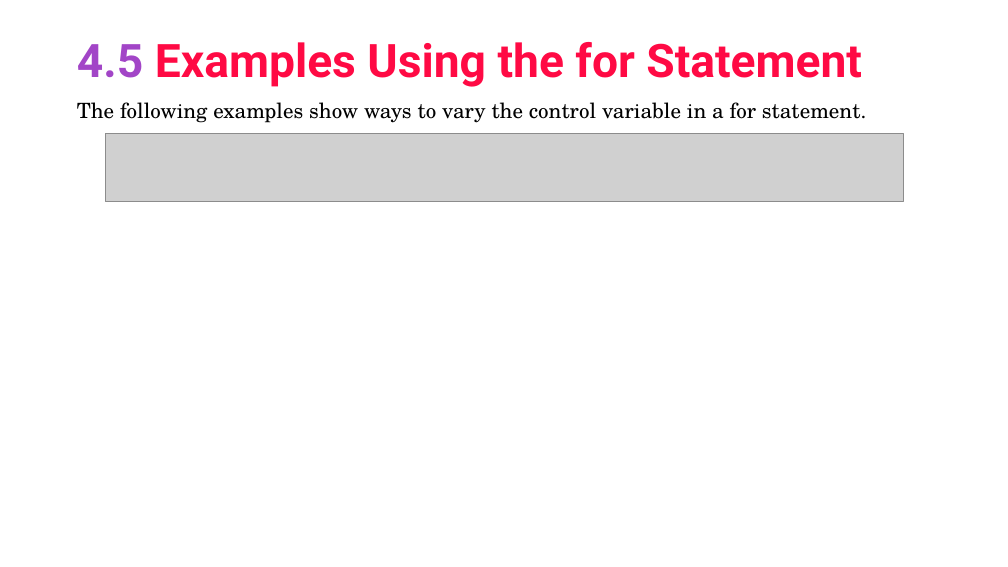
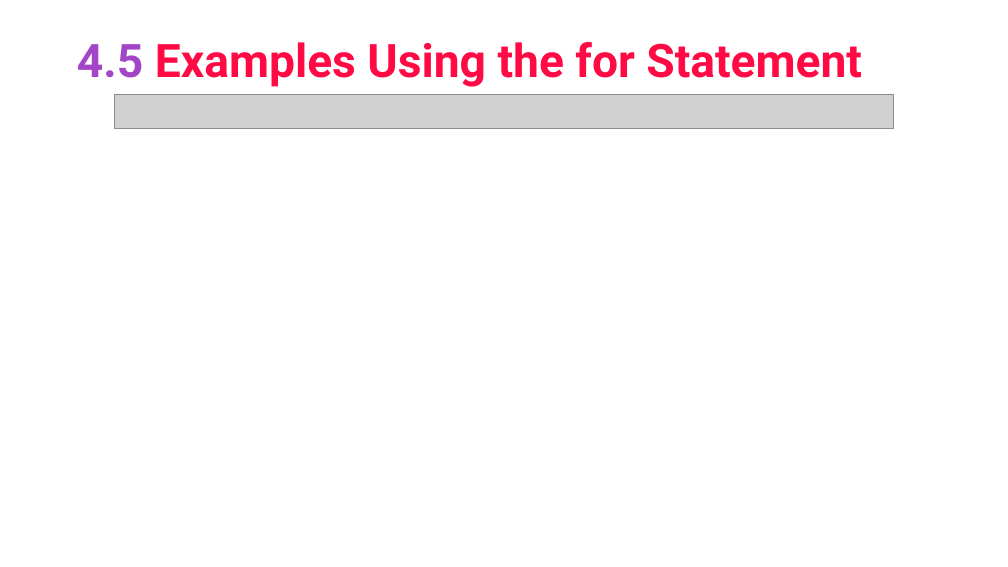
Before and after one commit to asimriaz/FOP, a slide deck: slide 17 of Chapter 4.pptx. Drawn at 1008x567 pixels with LibreOffice and Linux fonts; fonts in the diff are those of the drawing; grey boxes stand for pictures. Boxes give left, top, right and bottom in pixels: in the first picture for what was removed or moved away, otherwise in the second. Text is boxed around its words. In the diff, an @@ line names an element or a change of style, - is before the commit and + after.

```diff
--- a/Chapter 4.pptx
+++ b/Chapter 4.pptx
@@ text removed at [77, 102, 866, 123] @@
-The following examples show ways to vary the control variable in a for statement.
@@ picture added at [115, 95, 893, 129] @@
@@ picture removed at [105, 134, 904, 202] @@
```
Also in this commit, not shown: 5 other slides changed, 7 slides added.
